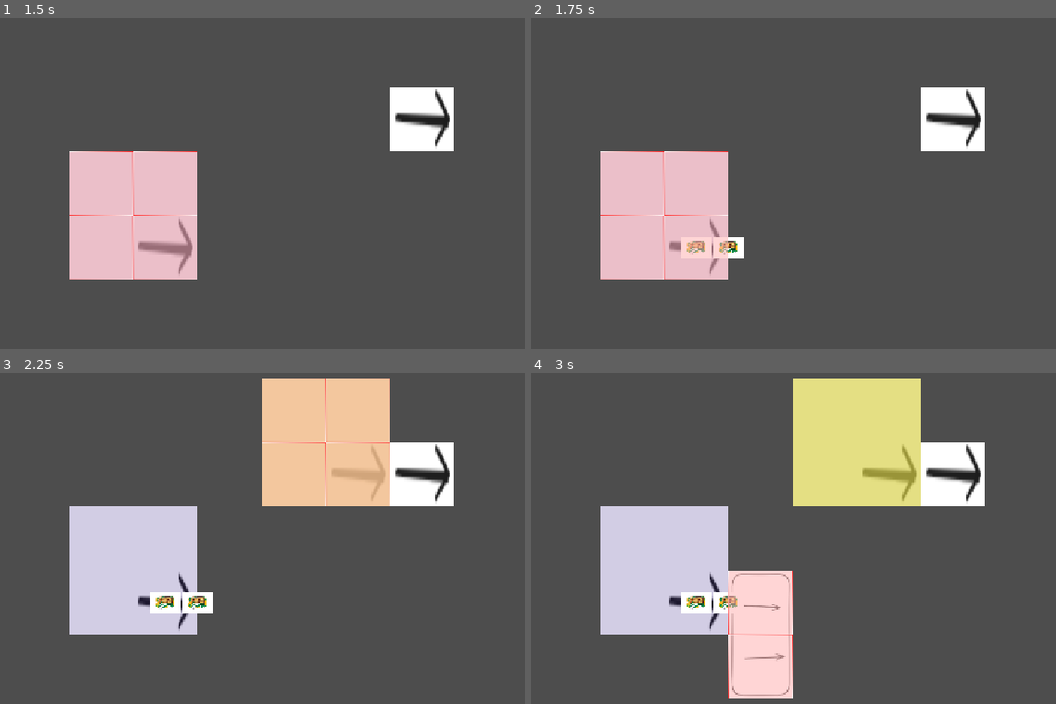
Above: before the commit, frames 1-4 (two rows, left to right).
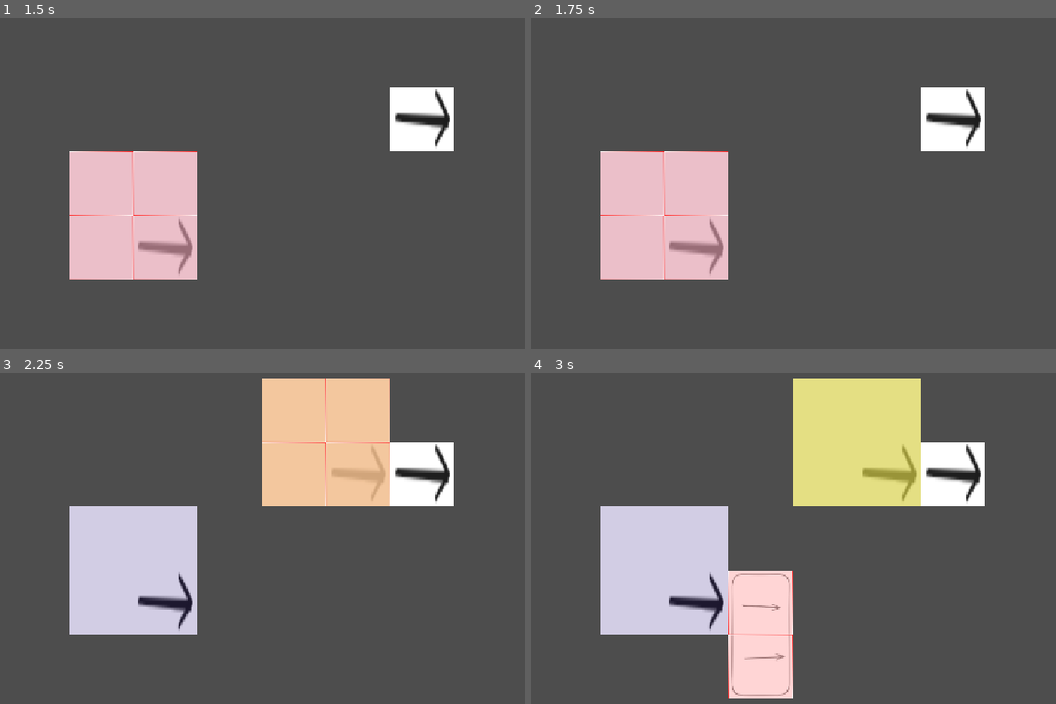
Above: after the commit, the same moments.

Repository: Schlutzkrapfen/Camara-Game
Game: Godot game, scene res://Levels/main_scene.tscn
The game is run twice, just before and just after one commit, with the same random seed, the same clock (stepped at 60 frames per second) and the same inputs.
Inputs (mouse positions are in pixels of both pictures, inside the frame that each line leads up to):
- Up to frame 1 (1.5 s): tap Enter at 0.5 s; move the mouse to (409, 147) at 0.52 s; tap 1 (Belt) at 0.6 s; click (409, 147) at 0.67 s; tap Space at 0.77, 1.25 s; move the mouse to (99, 190) at 1.27 s; tap ' (Goo_maker) at 1.35 s; click (99, 190) at 1.42 s
- Up to frame 2 (1.75 s): tap Space at 1.52 s
- Up to frame 3 (2.25 s): tap Enter at 2 s; move the mouse to (320, 432) at 2.02 s; tap 3 (HeadFactory) at 2.1 s; click (320, 432) at 2.17 s
- Up to frame 4 (3 s): tap Space at 2.75 s; move the mouse to (741, 608) at 2.77 s; tap 2 (Splitter) at 2.85 s; click (741, 608) at 2.92 s

Frame 1 is identical in both runs. In frame 2, 0.6% of the frame differs, in the area x 28-41%, y 66-73%; in frame 3, 0.7%; in frame 4, 0.6%.

Commit message:
Now fabrics can take items inside

Diff:
--- a/Levels/flow_field.gd
+++ b/Levels/flow_field.gd
@@ -1,12 +1,14 @@
 class_name FlowField
 extends Node
-@export var main_tile_map: TileMapLayer
+@export var main_tile_map: MainTileMap
 @export var speed:int =  1000
 var flowfield:Dictionary[Vector2,Global.TileTransform]
-var list_items:Array[Sprite2D]
+var list_items:Array[Node2D]
 var grid_pos_array:Dictionary[Vector2i,bool]
-var item_used:Dictionary[Sprite2D,Vector2]
+var item_used:Dictionary[Node2D,Vector2]
 var item_moved:Dictionary[Vector2,bool]
+
+
 # Called when the node enters the scene tree for the first time.
 func _ready() -> void:
 	pass # Replace with function body.
@@ -15,7 +17,7 @@
 	flowfield.get_or_add(vec,Rotation)
 
 # Called every frame. 'delta' is the elapsed time since the previous frame.
-func append_list_items(node:Sprite2D):
+func append_list_items(node:Node2D):
 	list_items.append(node)
 
 func _process(delta: float) -> void:
@@ -25,6 +27,8 @@
 	for item in list_items:
 		var grid_pos =main_tile_map.local_to_map(item.global_position)
 		grid_pos_array[grid_pos] = true
+		if main_tile_map.occupied_tiles.has(grid_pos):
+			main_tile_map.add_item_input(item, main_tile_map.occupied_tiles[grid_pos])
 		if flowfield.has(grid_pos):
 			item_used[item]=grid_pos
 	for item in item_used.keys():
--- a/script/spawner.gd
+++ b/script/spawner.gd
@@ -1,28 +1,36 @@
+class_name MainTileMap
 extends TileMapLayer
 
 
 @onready var tilemap:TileMapLayer =  self
 @onready var flowfield:FlowField = $FlowField
 
-
+var current_builds: Dictionary[Vector2i, BuildData]
+var occupied_tiles: Dictionary[Vector2i, Vector2i] = {}
 
 var is_okay_to_build:bool = true
 class BuildData:
 	var rotation: Global.TileTransform
 	var resource_refrence: BuildingResource
 	var cur_time: float = 0
+	var cur_items: Array[Node2D]
 	var last_output:int =0
 	func _init( p_buildingresource: BuildingResource ,p_transform: Global.TileTransform = Global.TileTransform.None) -> void:
 		rotation = p_transform
 		resource_refrence = p_buildingresource
 
 
-var current_builds: Dictionary[Vector2i, BuildData]
 
 # Called when the node enters the scene tree for the first time.
 func _ready() -> void:
 	process_priority = -1
 	pass
+
+func add_item_input(item:Node2D,positon:Vector2i):
+	current_builds[positon].cur_items.append(item)
+	item.visible = false
+	item.process_mode = Node.PROCESS_MODE_DISABLED
+
 
 func check_building(is_okay:bool):
 	is_okay_to_build = is_okay
@@ -81,7 +89,7 @@
 				flowfield.append_flowfield(tiles,Global.currentrotation)
 			else:
 				flowfield.append_flowfield(tiles,Global.TileTransform.None)
+			occupied_tiles[tiles] = tile
 			tilemap.set_cell(tiles,current_house.tilemap_id,current_house.position_tilemap+local_tile,Global.currentrotation)
-
-	var buildings:BuildData =  BuildData.new(current_house,Global.currentrotation)
+	var buildings:BuildData = BuildData.new(current_house,Global.currentrotation)
 	current_builds[tile] =buildings
